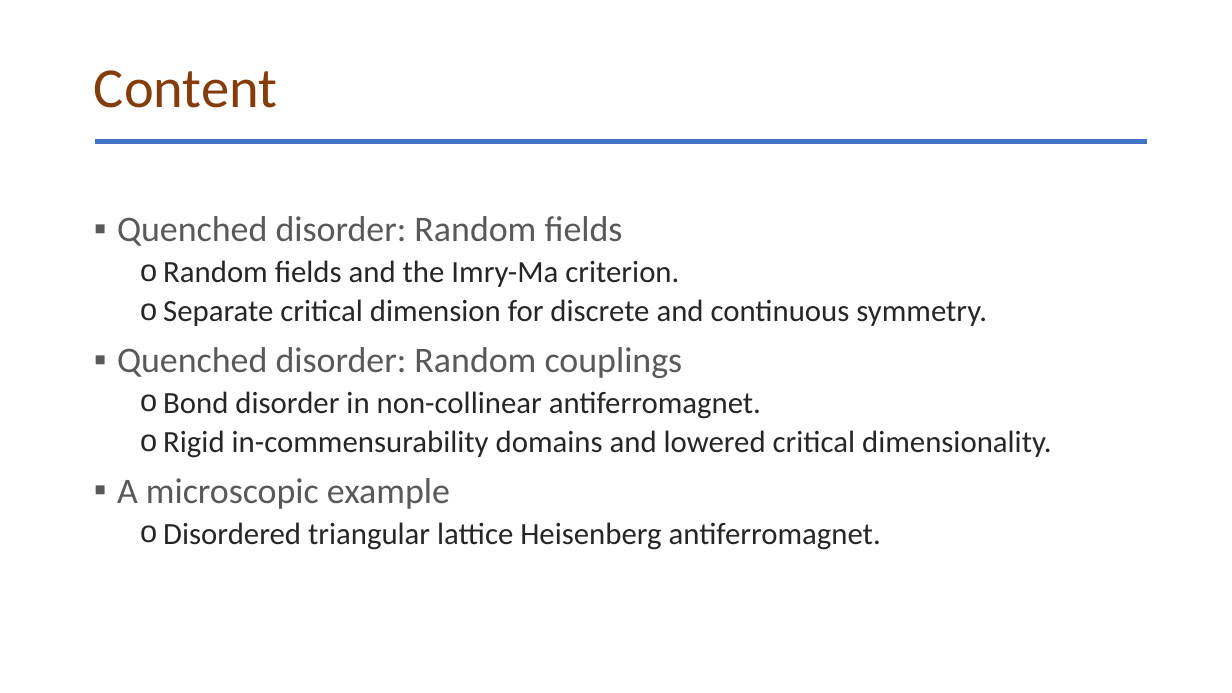
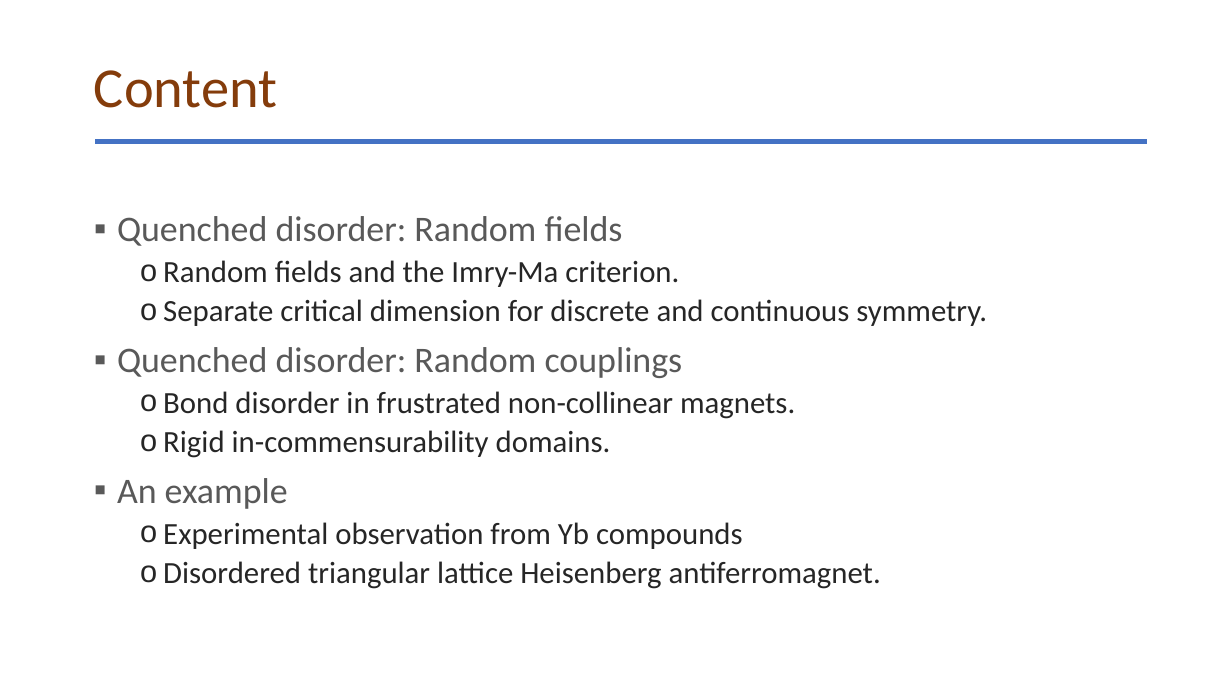
Before and after one commit to glacieant/disordered_triangular_swt, a slide deck: slide 2 of talk/disordered_non-collinear_magnet.pptx. Drawn at 1232x693 pixels with LibreOffice and Linux fonts; fonts in the diff are those of the drawing. Boxes give left, top, right and bottom in pixels: in the first picture for what was removed or moved away, otherwise in the second. Text is boxed around its words. In the diff, an @@ line names an element or a change of style, - is before the commit and + after.

Commit message:
talk updated

```diff
--- a/talk/disordered_non-collinear_magnet.pptx
+++ b/talk/disordered_non-collinear_magnet.pptx
@@ text at [117,391,795,549]: text changed @@
-  o Bond disorder in non-collinear antiferromagnet.
-  o Rigid in-commensurability domains and lowered critical dimensionality.
-▪ A microscopic example
+  o Bond disorder in frustrated non-collinear magnets.
+  o Rigid in-commensurability domains.
+▪ An example
+  o Experimental observation from Yb compounds
```
Also in this commit, not shown: 7 other slides changed, 12 slides added, 13 other files.
